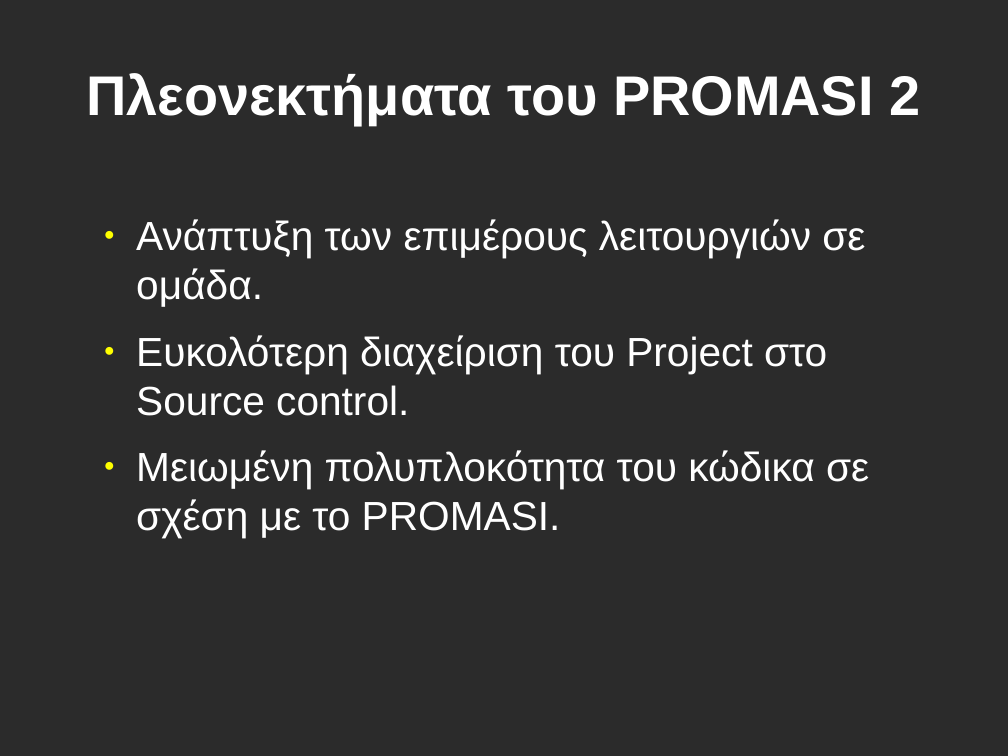
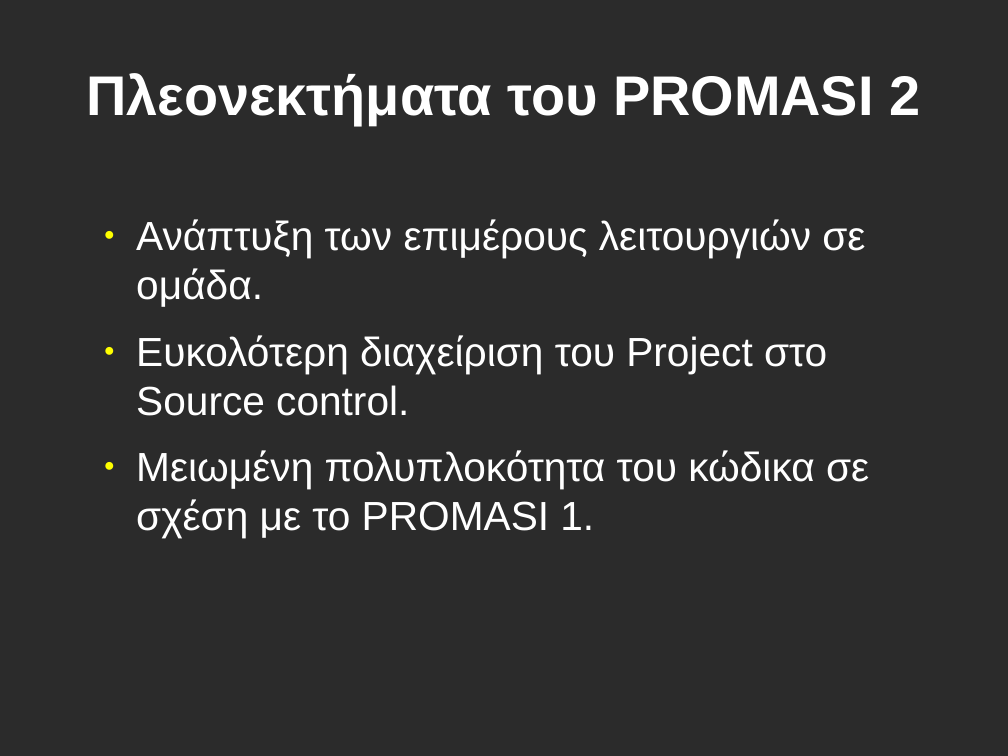
Before and after one commit to npetalid/Promasi-V2, a slide deck: slide 17 of Documentation/El/Slides/Presentation.odp (slide 14 before the commit). Drawn at 1008x756 pixels with LibreOffice and Linux fonts; fonts in the diff are those of the drawing; background and template pictures are left out; a plain dark background stands for a picture behind light text. Boxes give left, top, right and bottom in pixels: in the first picture for what was removed or moved away, otherwise in the second. Text is boxed around its words. In the diff, an @@ line names an element or a change of style, - is before the commit and + after.

Commit message:
Updated slides.

```diff
--- a/Documentation/El/Slides/Presentation.odp
+++ b/Documentation/El/Slides/Presentation.odp
@@ text at [136, 450, 869, 538]: text changed @@
-● Μειωμένη πολυπλοκότητα του κώδικα σε σχέση με το PROMASI.
+● Μειωμένη πολυπλοκότητα του κώδικα σε σχέση με το PROMASI 1.
```
Also in this commit, not shown: 1 other slide changed, 6 slides added, 1 slide removed.
